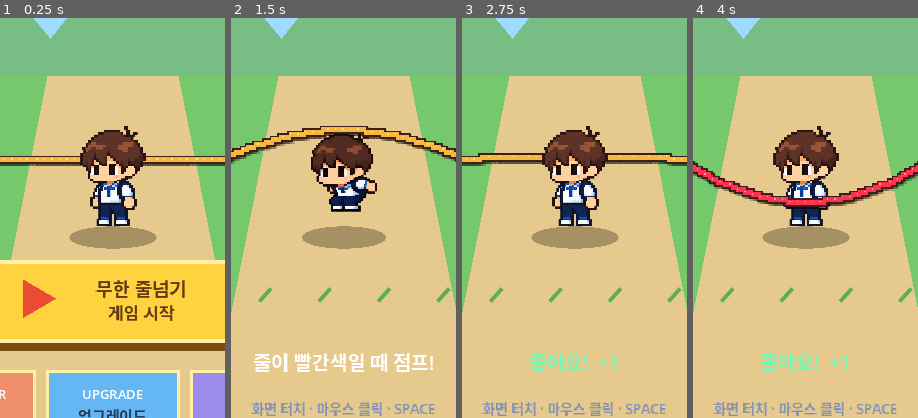
Above: before the commit, frames 1-4 (left to right).
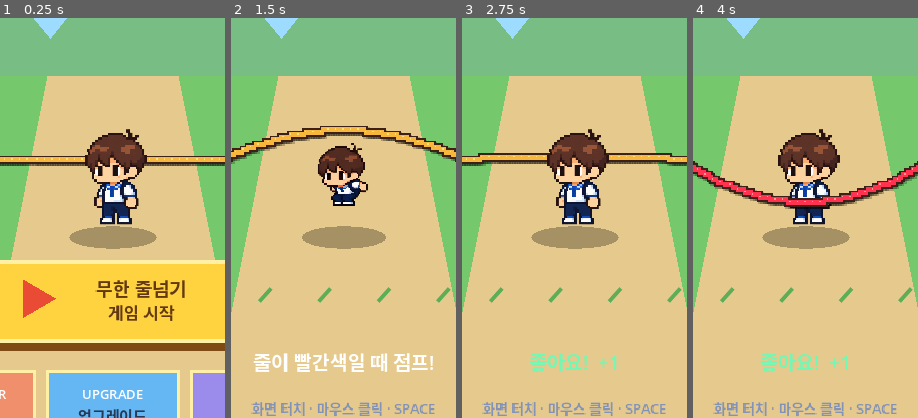
Above: after the commit, the same moments.

Repository: eunchan4490-star/Rope-King
Game: Godot game, scene res://main.tscn
Two runs of this game, one before a commit and one after it. Both use one fixed random seed, a clock stepped at 60 frames per second and the inputs below.
Inputs (mouse positions are % of the whole screen's width and height, from its top left):
- Up to frame 1 (0.25 s): no input
- Up to frame 2 (1.5 s): tap Enter at 0.5 s; move the mouse to (72, 45) at 0.52 s; hold Space (jump) 0.53-1.28 s; click (72, 45) at 0.67 s; move the mouse to (30, 55) at 1.27 s; tap Space (jump) at 1.35 s; click (30, 55) at 1.42 s
- Up to frame 3 (2.75 s): tap Space (jump) at 1.52, 1.82 s; move the mouse to (60, 28) at 2.02 s; hold Space (jump) from 2.03 s (still down); click (60, 28) at 2.17 s
- Up to frame 4 (4 s): move the mouse to (45, 70) at 2.77 s; release Space (jump) at 2.78 s; tap Space (jump) at 2.85, 3.02, 3.32 s; click (45, 70) at 2.92 s; move the mouse to (80, 65) at 3.52 s; hold Space (jump) from 3.53 s (still down); click (80, 65) at 3.67 s
The pictures show only the part of the screen within x 25-75%, y 44-94%; the shares and areas given below are measured in that part.

The runs differ from the first frame. In frame 1, 2.8% of the frame differs, in the area x 35-66%, y 27-52%; in frame 2, 3.0%, in the area x 35-65%, y 29-49%; in frame 3, 2.8%; in frame 4, 2.5%.

Commit message:
Add character collection and selection menu

Diff:
--- a/scripts/main.gd
+++ b/scripts/main.gd
@@ -14,27 +14,33 @@
 const ROPE_PIXEL_OUTLINE_SIZE := Vector2(14.0, 14.0)
 const ROPE_PIXEL_CORE_SIZE := Vector2(8.0, 8.0)
 const HIT_REVEAL_SECONDS := 0.42
-const DEFAULT_PLAYER_SPRITE_PATH := "res://assets/player/player.png"
-const DEFAULT_PLAYER_JUMP_SHEET_PATH := "res://assets/player/player_jump_sheet.png"
-const PLAYER_VISIBLE_HEIGHT := 160.0
-const PLAYER_JUMP_SCALE := PLAYER_VISIBLE_HEIGHT / 512.0
-const PLAYER_BASE_REGION := Rect2(206.0, 58.0, 773.0, 1184.0)
-const PLAYER_JUMP_REGIONS := [
-	Rect2(67.0, 144.0, 316.0, 512.0),
-	Rect2(635.0, 242.0, 343.0, 423.0),
-	Rect2(1202.0, 132.0, 344.0, 489.0),
-	Rect2(1777.0, 74.0, 336.0, 485.0),
-]
+const CHARACTER_ASSET_ROOT := "res://assets/characters"
+const DEFAULT_CHARACTER_ID := "default"
+const JUMP_FRAME_COUNT := 4
+const CHARACTER_IDS := ["default", "schoolgirl_ponytail", "schoolgirl_bob"]
+const CHARACTER_NAMES := {
+	"default": "기본 캐릭터",
+	"schoolgirl_ponytail": "포니테일 학생",
+	"schoolgirl_bob": "단발 학생",
+}
 const DEFAULT_BALANCE := preload("res://resources/balance/default_balance.tres")
 const START_BUTTON_RECT := Rect2(165.0, 955.0, 390.0, 135.0)
 const CHARACTER_BUTTON_RECT := Rect2(25.0, 1130.0, 210.0, 115.0)
 const UPGRADE_BUTTON_RECT := Rect2(255.0, 1130.0, 210.0, 115.0)
 const SETTINGS_BUTTON_RECT := Rect2(485.0, 1130.0, 210.0, 115.0)
 const GAME_OVER_CLOSE_RECT := Rect2(548.0, 394.0, 58.0, 58.0)
+const CHARACTER_PANEL_RECT := Rect2(30.0, 185.0, 660.0, 700.0)
+const CHARACTER_PANEL_CLOSE_RECT := Rect2(616.0, 205.0, 52.0, 52.0)
+const CHARACTER_CARD_RECTS := [
+	Rect2(52.0, 330.0, 190.0, 400.0),
+	Rect2(265.0, 330.0, 190.0, 400.0),
+	Rect2(478.0, 330.0, 190.0, 400.0),
+]
 
 @export_group("Player Sprite")
 @export var player_sprite: Texture2D
-@export var player_sprite_max_size := Vector2(160.0, 190.0)
+@export var player_jump_sprite: Texture2D
+@export var player_sprite_max_size := Vector2(160.0, 160.0)
 @export var player_sprite_ground_offset := Vector2.ZERO
 @export_group("Game Balance")
 @export var balance: RopeGameBalance = DEFAULT_BALANCE
@@ -66,7 +72,14 @@
 var total_runs := 0
 var total_success := 0
 var hit_reveal_time := 0.0
-var player_jump_sprite: Texture2D
+var selected_character_id := DEFAULT_CHARACTER_ID
+var player_base_region := Rect2()
+var player_jump_regions: Array[Rect2] = []
+var player_base_scale := 1.0
+var player_jump_scale := 1.0
+var character_menu_open := false
+var character_preview_textures: Dictionary = {}
+var character_preview_regions: Dictionary = {}
 
 
 func _ready() -> void:
@@ -77,10 +90,7 @@
 	add_child(save_manager)
 	_load_saved_progress()
 	rope_speed = balance.base_rope_speed
-	if player_sprite == null and ResourceLoader.exists(DEFAULT_PLAYER_SPRITE_PATH):
-		player_sprite = load(DEFAULT_PLAYER_SPRITE_PATH) as Texture2D
-	if ResourceLoader.exists(DEFAULT_PLAYER_JUMP_SHEET_PATH):
-		player_jump_sprite = load(DEFAULT_PLAYER_JUMP_SHEET_PATH) as Texture2D
+	_load_character_visuals(selected_character_id)
 	get_viewport().size_changed.connect(queue_redraw)
 	queue_redraw()
 
@@ -127,8 +137,12 @@
 				return
 		if game_state == GameState.TITLE and pointer_position.x >= 0.0:
 			var design_position := _screen_to_design(pointer_position)
+			if character_menu_open:
+				_handle_character_menu_input(design_position)
+				get_viewport().set_input_as_handled()
+				return
 			if CHARACTER_BUTTON_RECT.has_point(design_position):
-				menu_notice = "캐릭터 메뉴 준비 중"
+				character_menu_open = true
 				get_viewport().set_input_as_handled()
 				return
 			if UPGRADE_BUTTON_RECT.has_point(design_position):
@@ -254,6 +268,7 @@
 	tickets = int(data.tickets)
 	total_runs = int(data.stats.total_runs)
 	total_success = int(data.stats.total_success)
+	selected_character_id = str(data.selected_character)
 	feedback.sound_enabled = bool(data.settings.sound)
 	feedback.vibration_enabled = bool(data.settings.vibration)
 
@@ -265,8 +280,8 @@
 		"coins": coins,
 		"gems": gems,
 		"tickets": tickets,
-		"selected_character": "default",
-		"owned_characters": ["default"],
+		"selected_character": selected_character_id,
+		"owned_characters": CHARACTER_IDS,
 		"settings": {
 			"sound": feedback.sound_enabled,
 			"vibration": feedback.vibration_enabled,
@@ -450,9 +465,9 @@
 
 func _draw_player_sprite(feet_position: Vector2) -> void:
 	var active_texture := player_sprite
-	var source_rect := PLAYER_BASE_REGION
+	var source_rect := player_base_region
 	var using_jump_sheet := false
-	if is_jumping and player_jump_sprite != null:
+	if is_jumping and player_jump_sprite != null and player_jump_regions.size() == JUMP_FRAME_COUNT:
 		using_jump_sheet = true
 		active_texture = player_jump_sprite
 		var frame := 3
@@ -460,19 +475,119 @@
 			frame = 1
 		elif jump_velocity < -100.0 or jump_velocity >= 100.0:
 			frame = 2
-		source_rect = PLAYER_JUMP_REGIONS[frame]
+		source_rect = player_jump_regions[frame]
 	var texture_size := source_rect.size
 	if texture_size.x <= 0.0 or texture_size.y <= 0.0:
 		_draw_default_player(feet_position)
 		return
-	var sprite_scale := PLAYER_JUMP_SCALE if using_jump_sheet else minf(
-		PLAYER_VISIBLE_HEIGHT / texture_size.y,
-		player_sprite_max_size.x / texture_size.x
-	)
+	var sprite_scale := player_jump_scale if using_jump_sheet else player_base_scale
 	var draw_size := texture_size * sprite_scale
 	var anchored_feet := feet_position + player_sprite_ground_offset
 	var draw_position := anchored_feet - Vector2(draw_size.x * 0.5, draw_size.y)
 	draw_texture_rect_region(active_texture, Rect2(draw_position, draw_size), source_rect)
+
+
+func set_player_character(character_id: String) -> bool:
+	if not _is_safe_character_id(character_id):
+		return false
+	var idle_path := _character_asset_path(character_id, "idle.png")
+	if not ResourceLoader.exists(idle_path):
+		return false
+	selected_character_id = character_id
+	player_sprite = null
+	player_jump_sprite = null
+	_load_character_visuals(character_id)
+	queue_redraw()
+	return player_sprite != null
+
+
+func _handle_character_menu_input(position: Vector2) -> void:
+	if CHARACTER_PANEL_CLOSE_RECT.has_point(position):
+		character_menu_open = false
+		return
+	for index in range(mini(CHARACTER_IDS.size(), CHARACTER_CARD_RECTS.size())):
+		if CHARACTER_CARD_RECTS[index].has_point(position):
+			var character_id: String = CHARACTER_IDS[index]
+			if set_player_character(character_id):
+				menu_notice = "%s 선택" % CHARACTER_NAMES.get(character_id, character_id)
+				_save_progress()
+			return
+
+
+func _cycle_player_character() -> void:
+	var current_index := CHARACTER_IDS.find(selected_character_id)
+	var next_id: String = CHARACTER_IDS[(current_index + 1) % CHARACTER_IDS.size()]
+	if set_player_character(next_id):
+		menu_notice = "%s 선택" % CHARACTER_NAMES.get(next_id, next_id)
+		_save_progress()
+
+
+func _load_character_visuals(character_id: String) -> void:
+	var safe_id := character_id if _is_safe_character_id(character_id) else DEFAULT_CHARACTER_ID
+	selected_character_id = safe_id
+	var idle_path := _character_asset_path(safe_id, "idle.png")
+	var jump_path := _character_asset_path(safe_id, "jump_sheet.png")
+	if player_sprite == null and ResourceLoader.exists(idle_path):
+		player_sprite = load(idle_path) as Texture2D
+	if player_jump_sprite == null and ResourceLoader.exists(jump_path):
+		player_jump_sprite = load(jump_path) as Texture2D
+	if player_sprite == null and safe_id != DEFAULT_CHARACTER_ID:
+		selected_character_id = DEFAULT_CHARACTER_ID
+		_load_character_visuals(DEFAULT_CHARACTER_ID)
+		return
+	_prepare_character_regions()
+
+
+func _prepare_character_regions() -> void:
+	player_base_region = _texture_used_region(player_sprite)
+	player_base_scale = _scale_for_region(player_base_region)
+	player_jump_regions.clear()
+	if player_jump_sprite == null:
+		return
+	var sheet_image := player_jump_sprite.get_image()
+	if sheet_image == null or sheet_image.is_empty():
+		return
+	var cell_width := sheet_image.get_width() / JUMP_FRAME_COUNT
+	if cell_width <= 0:
+		return
+	for frame in range(JUMP_FRAME_COUNT):
+		var cell_rect := Rect2i(frame * cell_width, 0, cell_width, sheet_image.get_height())
+		var frame_image := sheet_image.get_region(cell_rect)
+		var used := frame_image.get_used_rect()
+		if used.size.x <= 0 or used.size.y <= 0:
+			used = Rect2i(0, 0, cell_width, sheet_image.get_height())
+		player_jump_regions.append(Rect2(used.position + cell_rect.position, used.size))
+	if not player_jump_regions.is_empty():
+		player_jump_scale = _scale_for_region(player_jump_regions[0])
+
+
+func _texture_used_region(texture: Texture2D) -> Rect2:
+	if texture == null:
+		return Rect2()
+	var image := texture.get_image()
+	if image == null or image.is_empty():
+		return Rect2(Vector2.ZERO, texture.get_size())
+	var used := image.get_used_rect()
+	return Rect2(used) if used.size.x > 0 and used.size.y > 0 else Rect2(Vector2.ZERO, texture.get_size())
+
+
+func _scale_for_region(region: Rect2) -> float:
+	if region.size.x <= 0.0 or region.size.y <= 0.0:
+		return 1.0
+	return minf(player_sprite_max_size.y / region.size.y, player_sprite_max_size.x / region.size.x)
+
+
+func _character_asset_path(character_id: String, file_name: String) -> String:
+	return "%s/%s/%s" % [CHARACTER_ASSET_ROOT, character_id, file_name]
+
+
+func _is_safe_character_id(character_id: String) -> bool:
+	if character_id.is_empty():
+		return false
+	for character in character_id:
+		if not "abcdefghijklmnopqrstuvwxyzABCDEFGHIJKLMNOPQRSTUVWXYZ0123456789_-".contains(character):
+			return false
+	return true
 
 
 func _draw_default_player(p: Vector2) -> void:
@@ -499,6 +614,8 @@
 	var font := ThemeDB.fallback_font
 	if game_state == GameState.TITLE:
 		_draw_main_menu(font)
+		if character_menu_open:
+			_draw_character_menu(font)
 		return
 	draw_string(font, Vector2(42, 82), "줄넘킹", HORIZONTAL_ALIGNMENT_LEFT, -1, 34, Color("91a4cc"))
 	draw_string(font, Vector2(42, 158), str(score), HORIZONTAL_ALIGNMENT_LEFT, -1, 76, Color.WHITE)
@@ -575,6 +692,51 @@
 		draw_string(font, Vector2(0, 925), menu_notice, HORIZONTAL_ALIGNMENT_CENTER, DESIGN_SIZE.x, 22, Color("ffd166"))
 
 
+func _draw_character_menu(font: Font) -> void:
+	draw_rect(Rect2(Vector2.ZERO, DESIGN_SIZE), Color(0.02, 0.03, 0.06, 0.72), true)
+	draw_rect(CHARACTER_PANEL_RECT, Color("17243b"), true)
+	draw_rect(CHARACTER_PANEL_RECT, Color("fff0a6"), false, 7.0)
+	draw_string(font, Vector2(CHARACTER_PANEL_RECT.position.x, 260.0), "보유 캐릭터", HORIZONTAL_ALIGNMENT_CENTER, CHARACTER_PANEL_RECT.size.x, 38, Color.WHITE)
+	draw_string(font, Vector2(CHARACTER_PANEL_RECT.position.x, 300.0), "캐릭터 사진을 눌러 선택", HORIZONTAL_ALIGNMENT_CENTER, CHARACTER_PANEL_RECT.size.x, 22, Color("a9bad8"))
+	draw_circle(CHARACTER_PANEL_CLOSE_RECT.get_center(), 24.0, Color("ff4d67"))
+	draw_line(CHARACTER_PANEL_CLOSE_RECT.get_center() + Vector2(-8.0, -8.0), CHARACTER_PANEL_CLOSE_RECT.get_center() + Vector2(8.0, 8.0), Color.WHITE, 5.0, true)
+	draw_line(CHARACTER_PANEL_CLOSE_RECT.get_center() + Vector2(8.0, -8.0), CHARACTER_PANEL_CLOSE_RECT.get_center() + Vector2(-8.0, 8.0), Color.WHITE, 5.0, true)
+	for index in range(mini(CHARACTER_IDS.size(), CHARACTER_CARD_RECTS.size())):
+		_draw_character_card(font, CHARACTER_IDS[index], CHARACTER_CARD_RECTS[index])
+
+
+func _draw_character_card(font: Font, character_id: String, card: Rect2) -> void:
+	var selected := character_id == selected_character_id
+	var border_color := Color("73f7b4") if selected else Color("fff0a6")
+	draw_rect(card, Color("263a57"), true)
+	draw_rect(card, border_color, false, 6.0)
+	var preview_rect := Rect2(card.position + Vector2(14.0, 16.0), Vector2(card.size.x - 28.0, 245.0))
+	var texture := _character_preview_texture(character_id)
+	if texture != null:
+		var source: Rect2 = character_preview_regions.get(character_id, Rect2(Vector2.ZERO, texture.get_size()))
+		var scale := minf(preview_rect.size.x / source.size.x, preview_rect.size.y / source.size.y)
+		var size := source.size * scale
+		var position := Vector2(preview_rect.get_center().x - size.x * 0.5, preview_rect.end.y - size.y)
+		draw_texture_rect_region(texture, Rect2(position, size), source)
+	var name: String = CHARACTER_NAMES.get(character_id, character_id)
+	draw_string(font, Vector2(card.position.x + 8.0, card.position.y + 305.0), name, HORIZONTAL_ALIGNMENT_CENTER, card.size.x - 16.0, 20, Color.WHITE)
+	draw_string(font, Vector2(card.position.x + 8.0, card.position.y + 342.0), "보유", HORIZONTAL_ALIGNMENT_CENTER, card.size.x - 16.0, 19, Color("ffd166"))
+	var state_text := "사용 중" if selected else "선택"
+	draw_string(font, Vector2(card.position.x + 8.0, card.position.y + 378.0), state_text, HORIZONTAL_ALIGNMENT_CENTER, card.size.x - 16.0, 21, border_color)
+
+
+func _character_preview_texture(character_id: String) -> Texture2D:
+	if character_preview_textures.has(character_id):
+		return character_preview_textures[character_id] as Texture2D
+	var path := _character_asset_path(character_id, "idle.png")
+	if not ResourceLoader.exists(path):
+		return null
+	var texture := load(path) as Texture2D
+	character_preview_textures[character_id] = texture
+	character_preview_regions[character_id] = _texture_used_region(texture)
+	return texture
+
+
 func _draw_resource_counter(font: Font, rect: Rect2, icon: String, icon_color: Color, amount: int) -> void:
 	draw_rect(rect, Color(0.04, 0.07, 0.13, 0.9), true)
 	draw_rect(rect, Color("fff0a6"), false, 4.0)
--- a/tests/rope_logic_test.gd
+++ b/tests/rope_logic_test.gd
@@ -15,6 +15,7 @@
 	_test_red_cue_matches_timing(game)
 	_test_physical_clearance_wins(game)
 	_test_visible_contact_loses(game)
+	_test_character_asset_system(game)
 	_test_save_round_trip()
 	_test_return_to_main(game)
 	game.free()
@@ -88,6 +89,21 @@
 	_expect(game._player_clears_rope_at_crossing(), "visible gap above the rope was incorrectly treated as contact")
 
 
+func _test_character_asset_system(game: Node) -> void:
+	_expect(ResourceLoader.exists("res://assets/characters/default/idle.png"), "default idle asset path was not imported")
+	_expect(ResourceLoader.exists("res://assets/characters/default/jump_sheet.png"), "default jump asset path was not imported")
+	_expect(game._is_safe_character_id("default"), "default character id was rejected")
+	game._load_character_visuals("default")
+	_expect(game.player_sprite != null, "default character idle sprite was not loaded")
+	_expect(game.player_jump_regions.size() == 4, "jump sheet was not split into four frames")
+	_expect(game.player_jump_scale > 0.0, "character scale was not calculated")
+	_expect(not game.set_player_character("../unsafe"), "unsafe character id was accepted")
+	for character_id in ["schoolgirl_ponytail", "schoolgirl_bob"]:
+		_expect(game.set_player_character(character_id), "%s character could not be selected" % character_id)
+		_expect(game.player_jump_regions.size() == 4, "%s jump sheet was not split into four frames" % character_id)
+	_expect(game.set_player_character("default"), "default character could not be selected")
+
+
 func _test_save_round_trip() -> void:
 	var test_path := "user://rope_king_automated_test.json"
 	if FileAccess.file_exists(test_path):
Renamed: assets/player/player.png -> assets/characters/default/idle.png
Not shown, added: assets/characters/default/idle.png.import
Renamed: assets/player/player_jump_sheet.png -> assets/characters/default/jump_sheet.png
Not shown, changed: assets/characters/default/jump_sheet.png.import
Binary file added: assets/characters/schoolgirl_bob/idle.png
Not shown, added: assets/characters/schoolgirl_bob/idle.png.import
Binary file added: assets/characters/schoolgirl_bob/jump_sheet.png
Not shown, changed: assets/characters/schoolgirl_bob/jump_sheet.png.import
Binary file added: assets/characters/schoolgirl_ponytail/idle.png
Not shown, added: assets/characters/schoolgirl_ponytail/idle.png.import
Binary file added: assets/characters/schoolgirl_ponytail/jump_sheet.png
Not shown, added: assets/characters/schoolgirl_ponytail/jump_sheet.png.import
(and 2 more such lines)
